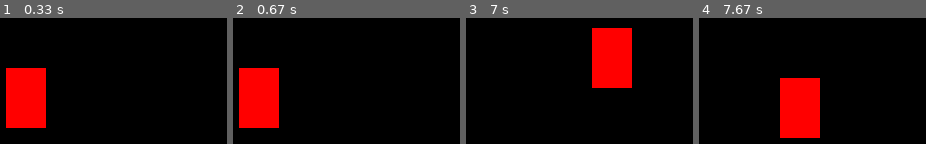
Above: before the commit, frames 1-4 (left to right).
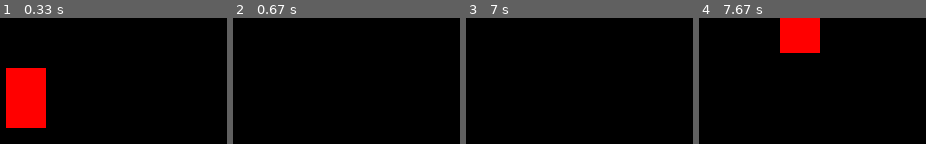
Above: after the commit, the same moments.

Repository: jklemm/pygame
Game: pygame game, started from game.py
Same seed, same stepped clock (60 frames per second), same inputs: the game is played once before the commit and once after it.
Inputs:
- Up to frame 1 (0.33 s): no input
- Up to frame 2 (0.67 s): tap Space at 0.33 s
- Up to frame 3 (7 s): hold Right 0.67-1.13 s; hold Up 1.17-1.47 s; hold Right 1.5-1.97 s; hold Left 2-2.53 s; hold Down 2.57-2.87 s; hold Left 2.9-3.3 s; hold Up 3.33-3.7 s; hold Right 3.73-4.37 s; hold Down 4.4-4.77 s; hold Left 4.8-5.27 s; hold Right 5.3-5.77 s; hold Up 5.8-6.1 s; hold Right 6.13-6.6 s; hold Left from 6.63 s (still down); tap Space at 6.7 s
- Up to frame 4 (7.67 s): tap Space at 7, 7.27, 7.6 s; release Left at 7.17 s; hold Down 7.2-7.5 s; hold Left from 7.53 s (still down)

Frame 1 is identical in both runs. In frame 2, 8.4% of the frame differs, in the area x 2-21%, y 39-88%; in frame 3, 8.4%; in frame 4, 13%, in the area x 35-54%, y 0-96%.

Commit message:
Red rect is jumping using space key

Diff:
--- a/game.py
+++ b/game.py
@@ -15,6 +15,8 @@
     width = 40
     height = 60
     speed = 5
+    is_jumping = False
+    jump_count = 10
 
     pygame.init()
 
@@ -37,10 +39,24 @@
             x -= speed
         if keys[pygame.K_RIGHT] and (x + width) < MAX_WIDTH:
             x += speed
-        if keys[pygame.K_UP] and y > 0:
-            y -= speed
-        if keys[pygame.K_DOWN] and (y + height) < MAX_HEIGHT:
-            y += speed
+
+        if not is_jumping:
+            if keys[pygame.K_UP] and y > 0:
+                y -= speed
+            if keys[pygame.K_DOWN] and (y + height) < MAX_HEIGHT:
+                y += speed
+            if keys[pygame.K_SPACE]:
+                is_jumping = True
+        else:
+            if jump_count >= -10:
+                neg = 1
+                if jump_count < 0:
+                    neg = -1
+                y -= (jump_count ** 2) * 0.5 * neg
+                jump_count -= 1
+            else:
+                is_jumping = False
+                jump_count = 10
 
         screen.fill(BLACK)
         pygame.draw.rect(screen, RED, (x, y, width, height))
